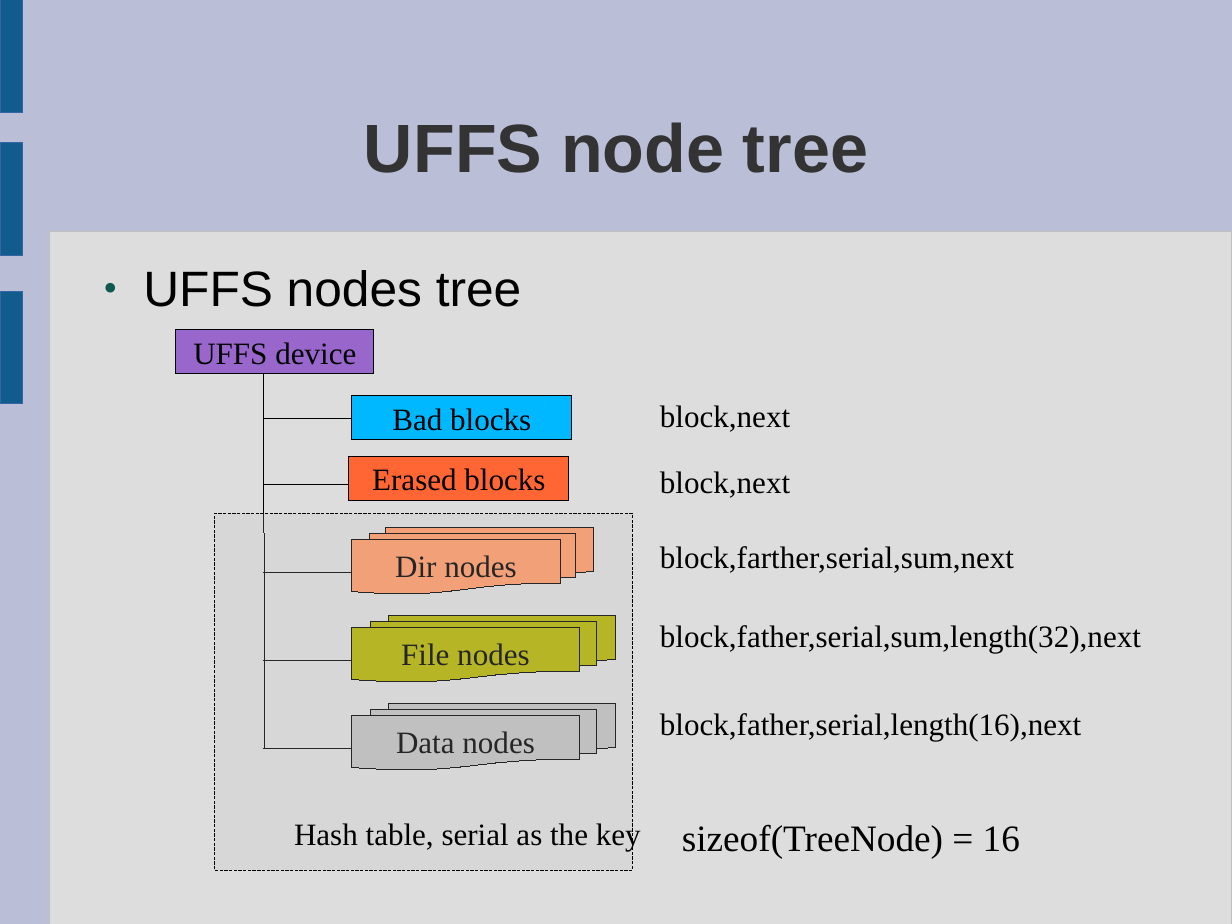
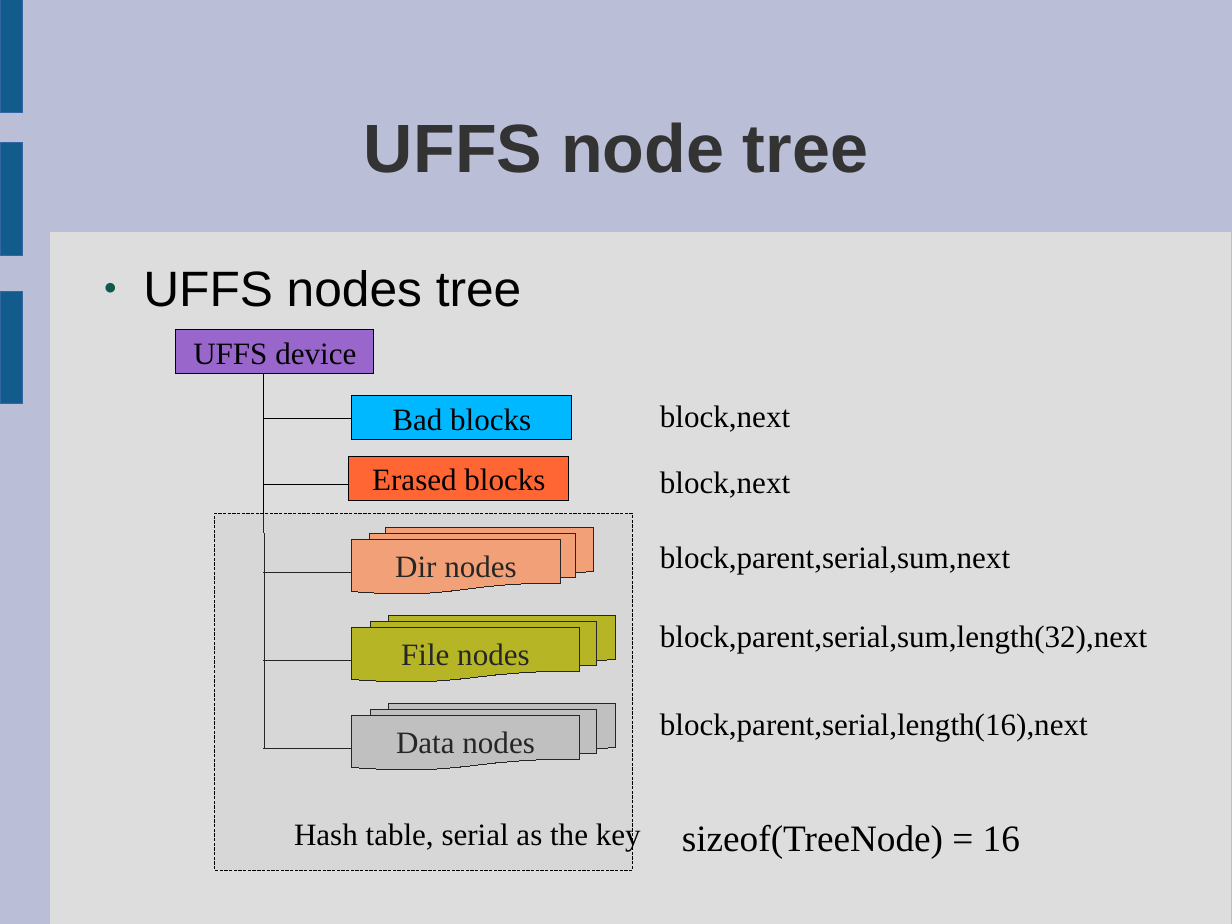
Before and after one commit to rickyzheng/uffs, a slide deck: slide 12 of doc/Understanding UFFS.odp. Drawn at 1232x924 pixels with LibreOffice and Linux fonts; fonts in the diff are those of the drawing. Boxes give left, top, right and bottom in pixels: in the first picture for what was removed or moved away, otherwise in the second. Text is boxed around its words. In the diff, an @@ line names an element or a change of style, - is before the commit and + after.

```diff
--- a/doc/Understanding UFFS.odp
+++ b/doc/Understanding UFFS.odp
@@ text at box(660, 546, 1010, 573): text changed @@
-block,farther,serial,sum,next
+block,parent,serial,sum,next
@@ text at box(660, 625, 1147, 652): text changed @@
-block,father,serial,sum,length(32),next
+block,parent,serial,sum,length(32),next
@@ text at box(660, 713, 1088, 740): text changed @@
-block,father,serial,length(16),next
+block,parent,serial,length(16),next
```
Also in this commit, not shown: 12 other slides changed, 1 other file.
